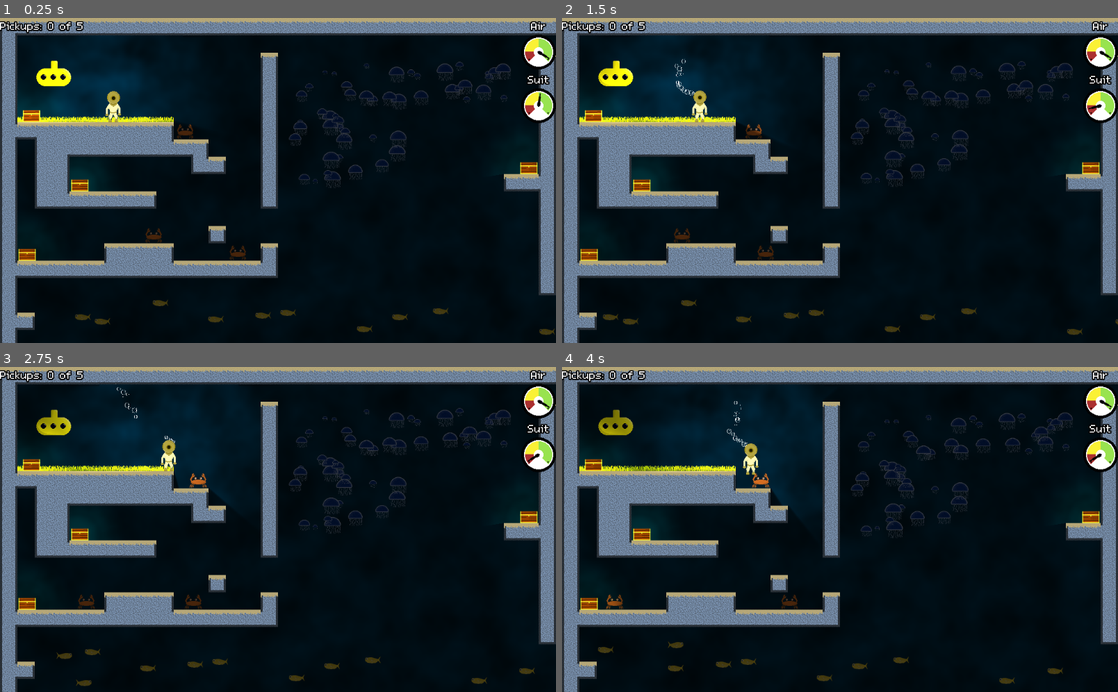
Above: before the commit, frames 1-4 (two rows, left to right).
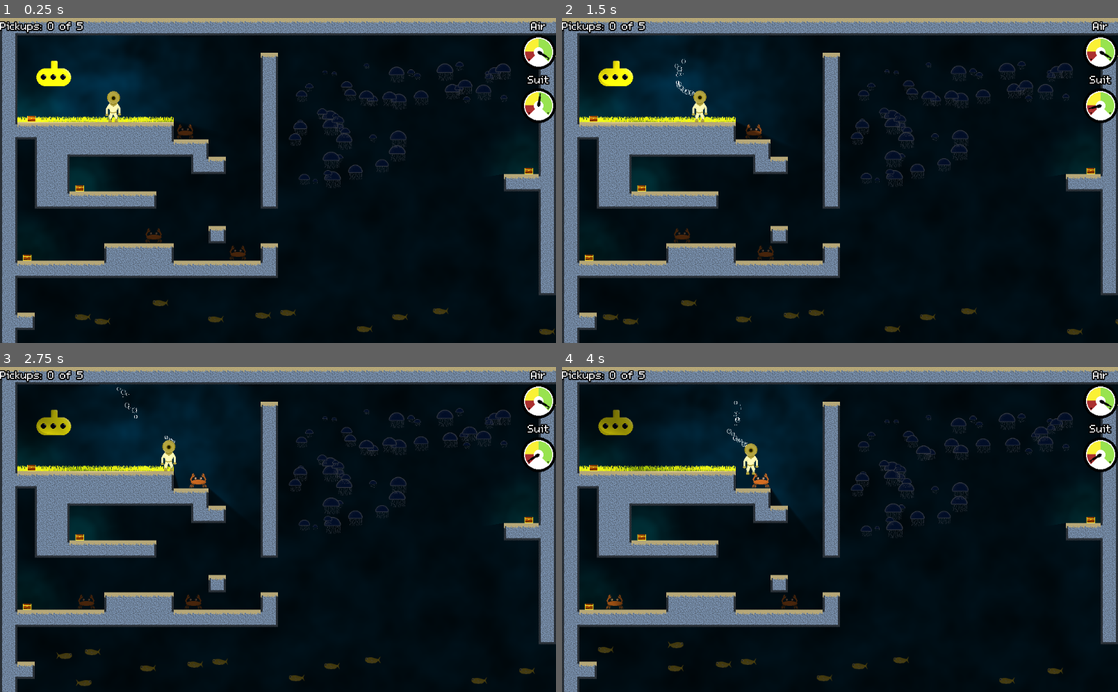
Above: after the commit, the same moments.

Repository: bengosney/diver
Game: Godot game, scene res://MainLevel/PlayableLevel.tscn
Same seed, same stepped clock (60 frames per second), same inputs: the game is played once before the commit and once after it. This scene is started directly instead of the project's main scene.
Inputs:
- Up to frame 1 (0.25 s): no input
- Up to frame 2 (1.5 s): tap Enter (ui_accept) at 0.5, 0.77 s; hold Down (buoyancy_dec) 0.53-1.28 s; hold Right (walk_right) from 0.53 s (still down); tap Up (buoyancy_inc) at 1.35 s
- Up to frame 3 (2.75 s): tap Enter (ui_accept) at 1.52 s; release Right (walk_right) at 2.03 s; hold Left (walk_left) from 2.03 s (still down); hold Down (buoyancy_dec) from 2.03 s (still down)
- Up to frame 4 (4 s): release Left (walk_left) at 2.78 s; release Down (buoyancy_dec) at 2.78 s; hold Right (walk_right) from 2.78 s (still down); tap Up (buoyancy_inc) at 2.85 s; tap Enter (ui_accept) at 3.02, 3.77 s; hold Down (buoyancy_dec) from 3.53 s (still down)

The runs differ from the first frame. In frame 1, 0.5% of the frame differs, in the area x 3-97%, y 28-75%; in frame 2, 0.5%; in frame 3, 0.5%; in frame 4, 0.5%.

Commit message:
Random spawns but done badly

Diff:
--- a/Chest/Chest.gd
+++ b/Chest/Chest.gd
@@ -11,9 +11,11 @@
 	var space_state = get_world_2d().direct_space_state
 
 	var offset = Vector2(0, 0)
-	var down = position + (Vector2.DOWN * 100)
+	var down = position + (Vector2.DOWN * 10000)
 	var result = space_state.intersect_ray(position, down, [self])
+	print("try: ", position, " ", down, " ", result)
 	if result:
+		print("floor")
 		position = result.position + offset
 
 
@@ -21,3 +23,7 @@
 	if body.is_in_group("player"):
 		emit_signal("pickup")
 		queue_free()
+
+
+func get_size() -> Vector2:
+	return Vector2(16, 11)
--- a/Chest/Chest.tscn
+++ b/Chest/Chest.tscn
@@ -13,20 +13,11 @@
 } ]
 
 [sub_resource type="RectangleShape2D" id=2]
-extents = Vector2( 32, 21 )
+extents = Vector2( 16, 11 )
 
 [node name="Chest" type="Area2D" groups=["items", "pickups"]]
 modulate = Color( 0.427451, 0.427451, 0.427451, 1 )
 script = ExtResource( 2 )
-
-[node name="AnimatedSprite" type="AnimatedSprite" parent="."]
-position = Vector2( 0, -32 )
-frames = SubResource( 1 )
-
-[node name="CollisionShape2D" type="CollisionShape2D" parent="."]
-light_mask = 0
-position = Vector2( 0, -21 )
-shape = SubResource( 2 )
 
 [node name="Light2D" type="Light2D" parent="." groups=["pickup"]]
 position = Vector2( 0, -15 )
@@ -38,5 +29,15 @@
 range_layer_max = 3
 shadow_enabled = true
 
+[node name="AnimatedSprite" type="AnimatedSprite" parent="."]
+position = Vector2( 0, -16 )
+scale = Vector2( 0.5, 0.5 )
+frames = SubResource( 1 )
+
+[node name="CollisionShape2D" type="CollisionShape2D" parent="."]
+light_mask = 0
+position = Vector2( 0, -11 )
+shape = SubResource( 2 )
+
 [connection signal="area_entered" from="." to="." method="_on_Chest_area_entered"]
 [connection signal="body_entered" from="." to="." method="_on_Chest_body_entered"]
--- a/Main.gd
+++ b/Main.gd
@@ -12,3 +12,7 @@
 func _input(event):
 	if event.is_action_pressed("ui_accept"):
 		start_game()
+
+
+func _ready():
+	get_tree().change_scene("res://RandomLevel/RandomLevel.tscn")
--- a/MainLevel/MainLevel.tres
+++ b/MainLevel/MainLevel.tres
@@ -1,5 +1,6 @@
-[gd_resource type="TileSet" load_steps=96 format=2]
-
+[gd_resource type="TileSet" load_steps=98 format=2]
+
+[ext_resource path="res://assets/bg.png" type="Texture" id=1]
 [ext_resource path="res://assets/tileset.png" type="Texture" id=2]
 
 [sub_resource type="OccluderPolygon2D" id=49]
@@ -283,6 +284,10 @@
 
 [sub_resource type="ConvexPolygonShape2D" id=48]
 points = PoolVector2Array( 0, 0, 32, 0, 32, 32, 0, 32 )
+
+[sub_resource type="NavigationPolygon" id=96]
+vertices = PoolVector2Array( 0, 0, 32, 0, 32, 32, 0, 32 )
+polygons = [ PoolIntArray( 0, 1, 2, 3 ) ]
 
 [resource]
 1/name = "tileset.png 1"
@@ -591,3 +596,26 @@
 "shape_transform": Transform2D( 1, 0, 0, 1, 0, 0 )
 } ]
 1/z_index = 0
+2/name = "bg.png 2"
+2/texture = ExtResource( 1 )
+2/tex_offset = Vector2( 0, 0 )
+2/modulate = Color( 1, 1, 1, 1 )
+2/region = Rect2( 0, 0, 32, 32 )
+2/tile_mode = 1
+2/autotile/bitmask_mode = 0
+2/autotile/bitmask_flags = [ Vector2( 0, 0 ), 325 ]
+2/autotile/icon_coordinate = Vector2( 0, 0 )
+2/autotile/tile_size = Vector2( 32, 32 )
+2/autotile/spacing = 0
+2/autotile/occluder_map = [  ]
+2/autotile/navpoly_map = [ Vector2( 0, 0 ), SubResource( 96 ) ]
+2/autotile/priority_map = [  ]
+2/autotile/z_index_map = [  ]
+2/occluder_offset = Vector2( 0, 0 )
+2/navigation_offset = Vector2( 0, 0 )
+2/shape_offset = Vector2( 0, 0 )
+2/shape_transform = Transform2D( 1, 0, 0, 1, 0, 0 )
+2/shape_one_way = false
+2/shape_one_way_margin = 0.0
+2/shapes = [  ]
+2/z_index = 0
--- /dev/null
+++ b/RandomLevel/RandomLevel.gd
@@ -0,0 +1,71 @@
+extends Node2D
+
+var _rng = RandomNumberGenerator.new()
+var _chest = preload("res://Chest/Chest.tscn")
+
+
+func vec_to_grid(vec: Vector2, cell_size: Vector2, item_size: Vector2):
+	var x = floor(vec.x / cell_size.x) * cell_size.x
+	var y = floor(vec.y / cell_size.x) * cell_size.y
+
+	return Vector2(x, y) + (item_size / 2)
+
+
+func rng_vec(extents: Vector2):
+	return Vector2(_rng.randf_range(0, extents.x), _rng.randf_range(0, extents.y))
+
+
+func _ready():
+	_rng.seed = 1
+	var noise = OpenSimplexNoise.new()
+
+	noise.seed = 1
+	noise.octaves = 4
+	noise.period = 20
+	noise.persistence = 0.8
+
+	var map = $Navigation2D/TileMap
+	var map_size = Vector2(80, 40)
+	var map_extents = map.cell_size * map_size
+
+	print(map_extents)
+
+	$Player.set_camera_extents(0, 0, map_extents.x, map_extents.y)
+
+	map.clear()
+	for x in range(0, map_size.x):
+		for y in range(0, map_size.y):
+			var p = Vector2(x, y)
+			var n = noise.get_noise_2dv(p)
+			map.set_cellv(p, 1 if n > 0 else 2)
+
+	for x in range(0, map_size.x):
+		map.set_cell(x, 0, true)
+		map.set_cell(x, map_size.y - 1, true)
+
+	for y in range(0, map_size.y):
+		map.set_cell(0, y, true)
+		map.set_cell(map_size.x - 1, y, true)
+
+	map.update_dirty_quadrants()
+	map.update_bitmask_region()
+
+	var from = $Player.position
+
+	for i in range(5):
+		var path: Array = []
+		var chest_pos: Vector2
+		var new_chest = _chest.instance()
+		while len(path) == 0:
+			chest_pos = vec_to_grid(rng_vec(map_extents), map.cell_size, new_chest.get_size())
+			var to = chest_pos
+			path = $Navigation2D.get_simple_path(from, to)
+
+		var new_line = Line2D.new()
+		new_line.points = path
+		self.add_child(new_line)
+
+		new_chest.position = chest_pos
+		self.add_child(new_chest)
+		print(i)
+		new_chest.move_to_floor()
--- /dev/null
+++ b/RandomLevel/RandomLevel.tscn
@@ -0,0 +1,24 @@
+[gd_scene load_steps=5 format=2]
+
+[ext_resource path="res://MainLevel/MainLevel.tres" type="TileSet" id=1]
+[ext_resource path="res://RandomLevel/RandomLevel.gd" type="Script" id=2]
+[ext_resource path="res://Player/Player.tscn" type="PackedScene" id=3]
+[ext_resource path="res://MainLevel/Background.tscn" type="PackedScene" id=4]
+
+[node name="RandomLevel" type="Node2D"]
+script = ExtResource( 2 )
+
+[node name="Navigation2D" type="Navigation2D" parent="."]
+
+[node name="TileMap" type="TileMap" parent="Navigation2D"]
+tile_set = ExtResource( 1 )
+cell_size = Vector2( 32, 32 )
+format = 1
+tile_data = PoolIntArray( 458754, 1, 131076, 458755, 1, 262145, 458756, 1, 262145, 458757, 1, 262145, 458758, 1, 262145, 458759, 1, 262145, 458760, 1, 262145, 458761, 1, 262145, 458762, 1, 262145, 458763, 1, 262145, 458764, 1, 262145, 458765, 1, 262145, 458766, 1, 262145, 458767, 1, 262148 )
+
+[node name="ParallaxBackground" parent="Navigation2D/TileMap" instance=ExtResource( 4 )]
+
+[node name="Player" parent="." instance=ExtResource( 3 )]
+position = Vector2( 208, 75 )
+
+[node name="Line2D" type="Line2D" parent="."]
--- a/TitleScreen/TitleScreen.gd
+++ b/TitleScreen/TitleScreen.gd
@@ -5,19 +5,3 @@
 
 func _on_Button_pressed():
 	emit_signal("start_game")
-
-
-func _ready():
-	var noise = OpenSimplexNoise.new()
-
-	noise.seed = 1
-	noise.octaves = 4
-	noise.period = 20
-	noise.persistence = 0.8
-
-	$Node2D/TileMap.clear()
-	for x in range(0, 40):
-		for y in range(0, 20):
-			var p = Vector2(x, y)
-			var n = noise.get_noise_2dv(p)
-			$Node2D/TileMap.set_cellv(p, n > 0, false, false, true)
Binary file added: assets/bg.png
Not shown, added: assets/bg.png.import
